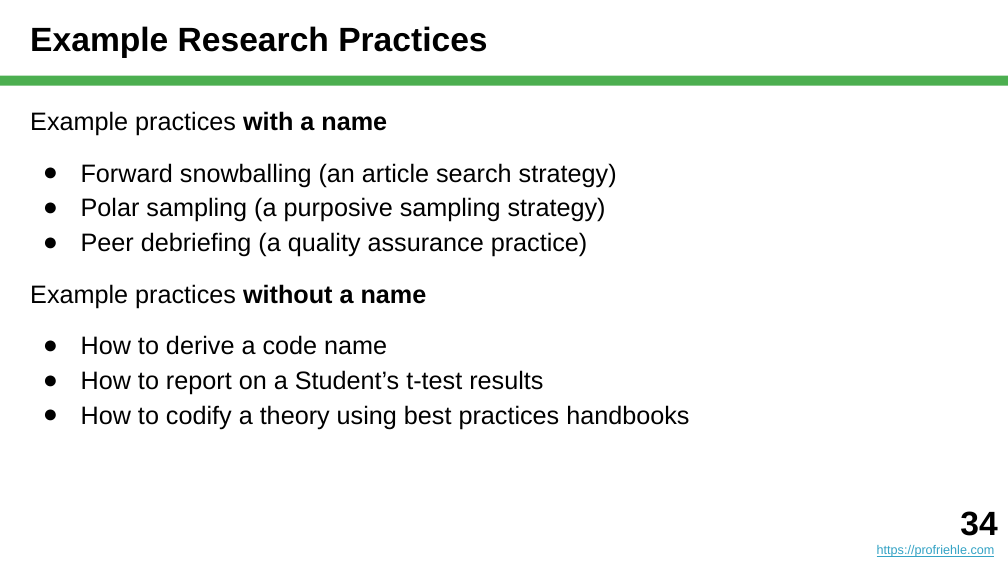
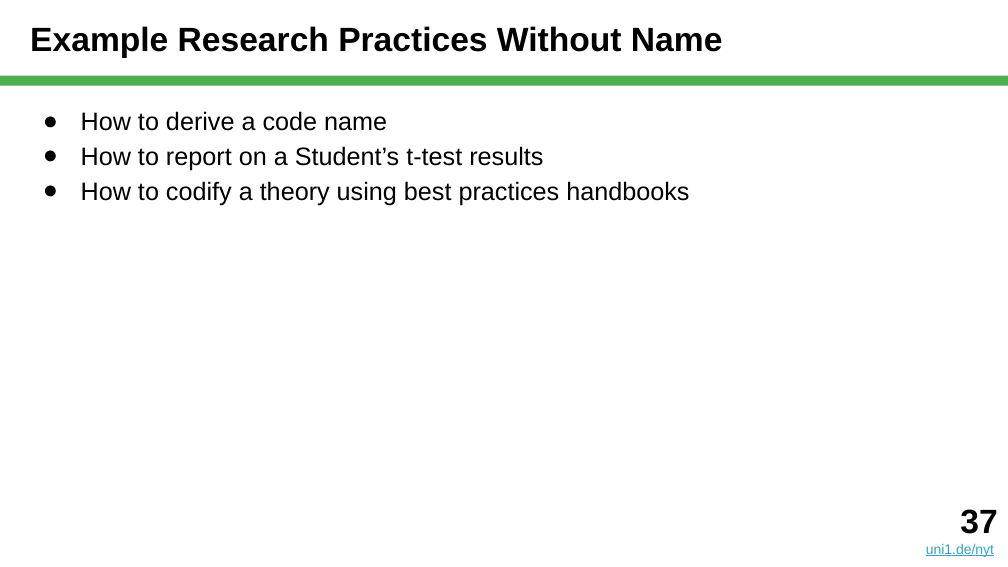
Before and after one commit to dirkriehle/nyt-course, a slide deck: slide 37 of Lecture slides/NYT B02 - Scientific Research.pptx (slide 34 before the commit). Drawn at 1008x567 pixels with LibreOffice and Linux fonts; fonts in the diff are those of the drawing. Boxes give left, top, right and bottom in pixels: in the first picture for what was removed or moved away, otherwise in the second. Text is boxed around its words. In the diff, an @@ line names an element or a change of style, - is before the commit and + after.

Commit message:
After B02 - Scientific Research

```diff
--- a/Lecture slides/NYT B02 - Scientific Research.pptx
+++ b/Lecture slides/NYT B02 - Scientific Research.pptx
@@ title at <box>30,26,723,58</box>: text changed @@
-Example Research Practices
+Example Research Practices Without Name
@@ text at <box>30,111,617,308</box>: paragraphs removed @@
-Example practices with a name
-● Forward snowballing (an article search strategy)
-● Polar sampling (a purposive sampling strategy)
-● Peer debriefing (a quality assurance practice)
-Example practices without a name
@@ text at <box>81,111,387,131</box>: less space between paragraphs @@
@@ text added at <box>926,509,997,557</box>, 10 pt, text #34A3C5, underline @@
+37
+uni1.de/nyt
@@ text removed at <box>877,511,997,557</box> @@
-34
-https://profriehle.com
```
Also in this commit, not shown: 39 other slides changed, 2 slides added, 5 slides removed, 5 other files.
